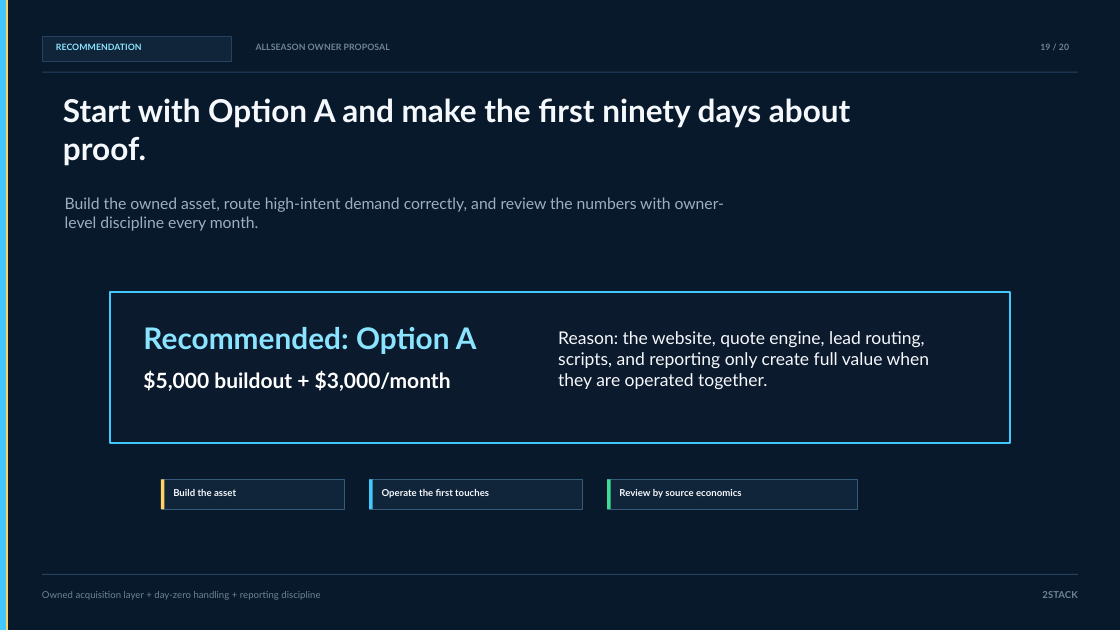
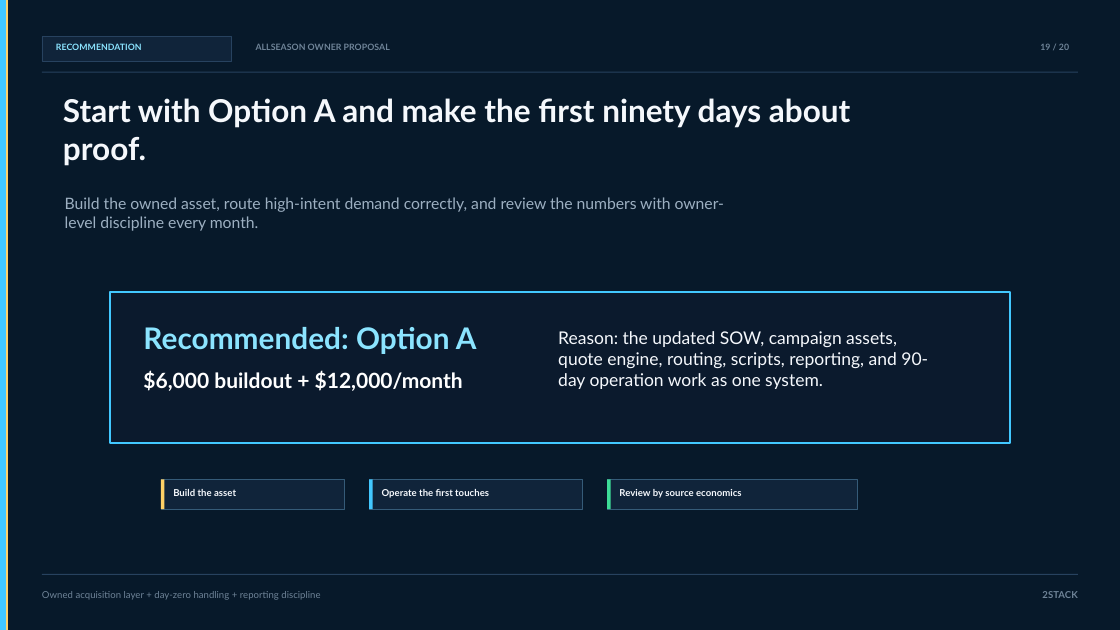
Before and after one commit to haikudetat-ctrl/all-season-webpage, a slide deck: slide 19 of OPTION_A_CLOSE_PACKAGE/export/allseason-owner-pitch-v3.pptx. Drawn at 1120x630 pixels with LibreOffice and Linux fonts; fonts in the diff are those of the drawing. Boxes give left, top, right and bottom in pixels: in the first picture for what was removed or moved away, otherwise in the second. Text is boxed around its words. In the diff, an @@ line names an element or a change of style, - is before the commit and + after.

```diff
--- a/OPTION_A_CLOSE_PACKAGE/export/allseason-owner-pitch-v3.pptx
+++ b/OPTION_A_CLOSE_PACKAGE/export/allseason-owner-pitch-v3.pptx
@@ text at [558, 331, 928, 389]: text changed @@
-Reason: the website, quote engine, lead routing, scripts, and reporting only create full value when they are operated together.
+Reason: the updated SOW, campaign assets, quote engine, routing, scripts, reporting, and 90-day operation work as one system.
@@ text at [143, 370, 463, 391]: text changed @@
-$5,000 buildout + $3,000/month
+$6,000 buildout + $12,000/month
```
Also in this commit, not shown: 3 other slides changed, 9 other files.
